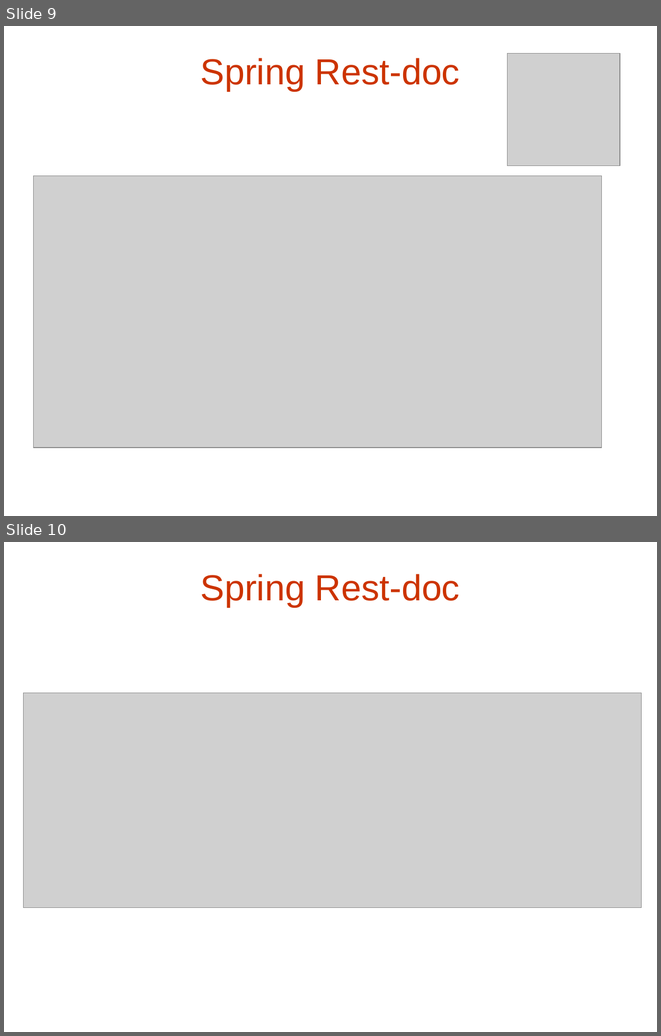
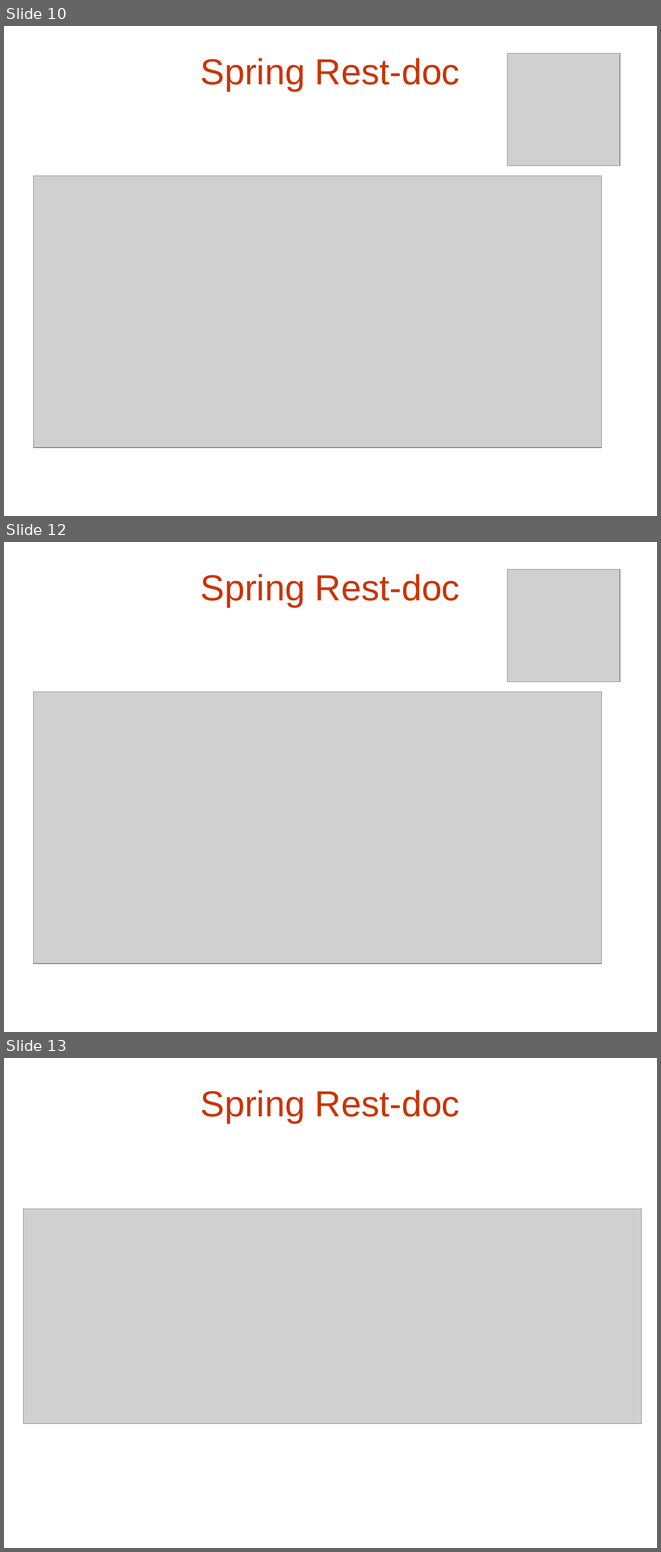
Before and after one commit to RDecreuse/btl-marketplace, a slide deck: src/main/resources/prez.pptx. Shown one above the other, each under a label of ours: slides 9 and 10 before the commit, slides 10, 12 and 13 after it; the slides between them are not shown. The pictures are 661x1036 and 661x1552 pixels, drawn with LibreOffice and Linux fonts; fonts in the diff are those of the drawing; grey boxes stand for pictures. Boxes give left, top, right and bottom in pixels: in the first picture for what was removed or moved away, otherwise in the second. Text is boxed around its words. In the diff, an @@ line names an element or a change of style, - is before the commit and + after.

```diff
--- a/src/main/resources/prez.pptx
+++ b/src/main/resources/prez.pptx
@@ slide 12 added at bbox=[4, 542, 657, 1032], background #FFFFFF @@
@@ picture added at bbox=[508, 569, 620, 682] @@
@@ text added at bbox=[201, 574, 460, 607], 44 pt, text #CC3300 @@
+Spring Rest-doc
@@ picture added at bbox=[34, 691, 602, 963] @@
@@ what was slide 9 is now slide 10 @@
@@ what was slide 10 is now slide 13 @@
```
Also in this commit, not shown: 1 slide changed, 2 other slides added.
